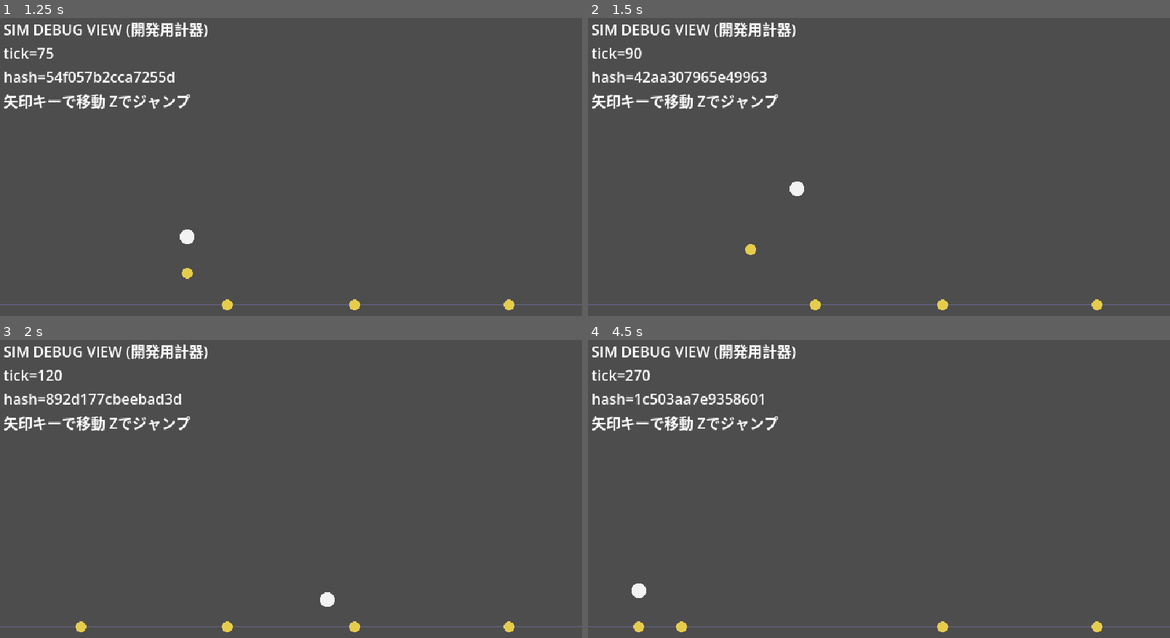
Above: before the commit, frames 1-4 (two rows, left to right).
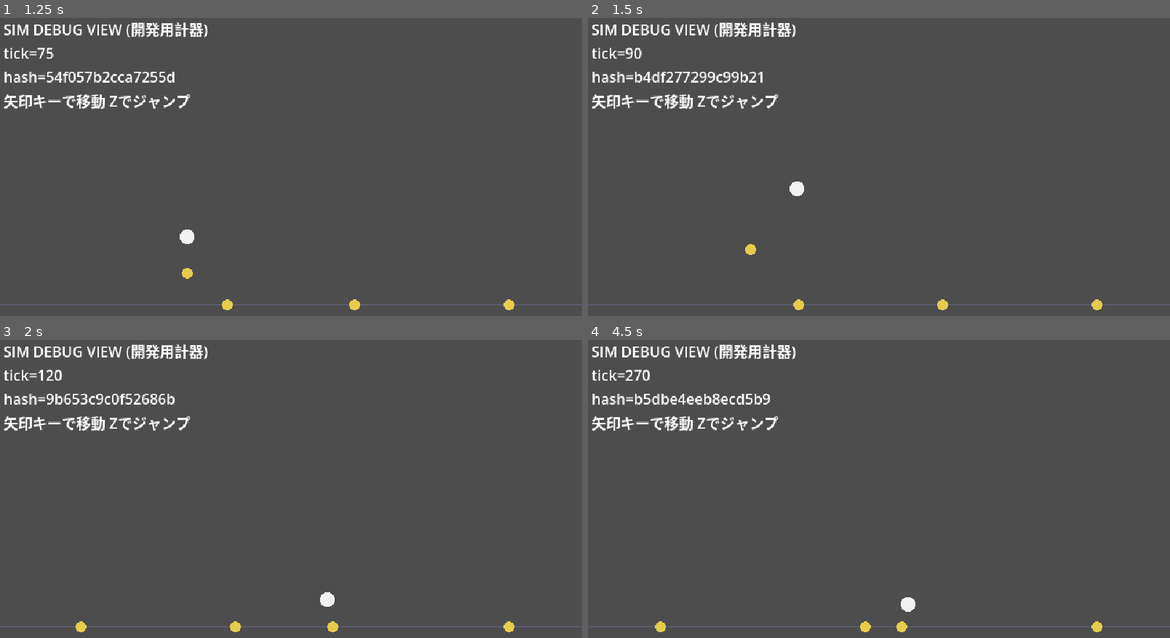
Above: after the commit, the same moments.

Repository: pinpikokun/animal-spike
Game: Godot game, scene res://src/display/main.tscn
The game is run twice, just before and just after one commit, with the same random seed, the same clock (stepped at 60 frames per second) and the same inputs.
Inputs:
- Up to frame 1 (1.25 s): hold Right from 0.53 s (still down); hold Z from 0.53 s (still down); tap Space at 0.77 s
- Up to frame 2 (1.5 s): release Right at 1.28 s; release Z at 1.28 s; hold Left from 1.28 s (still down); tap X at 1.35 s
- Up to frame 3 (2 s): keep holding Left; tap Space at 1.52 s
- Up to frame 4 (4.5 s): release Left at 2.03 s; hold C 2.03-2.78 s; hold Right 2.03-3.53 s; tap Z at 2.85 s; tap Space at 3.02, 3.77 s; hold X 3.53-4.28 s; hold Left from 3.53 s (still down); tap C at 4.35 s

Frame 1 is identical in both runs. In frame 2, 0.7% of the frame differs, in the area x 7-40%, y 18-99%; in frame 3, 0.7%; in frame 4, 1.1%, in the area x 7-62%, y 18-99%.

Commit message:
M1a: CPU相方v0(ボール追跡・自動サーブ)
Co-Authored-By: Claude Fable 5 <noreply@anthropic.com>

Diff:
--- /dev/null
+++ b/src/sim/sim_cpu.gd
@@ -0,0 +1,40 @@
+# CPU相方の入力生成。シミュレーション層の一部なので完全決定論・int演算のみ
+# 状態を読むだけで書き換えない(副作用禁止)。v0: ボール追跡と単純ヒット
+# simulation.gdをpreloadしない(循環防止)。定数はsim_input.gdから取る
+extends RefCounted
+
+const FP := preload("res://src/sim/fp.gd")
+const SimInput := preload("res://src/sim/sim_input.gd")
+const SimStateScript := preload("res://src/sim/sim_state.gd")
+
+static func decide(s, idx: int, cfg) -> int:
+	var team: int = idx / 2
+	var p = s.players[idx]
+	if s.phase == SimStateScript.PHASE_SERVE:
+		# サーブ遅延タイマーはsimulation.gdのstep()が減算する(ここは読むだけ)
+		if idx == s.serving_team * 2 and s.timer <= 0:
+			return SimInput.IN_ACTION
+		return 0
+	if s.phase != SimStateScript.PHASE_RALLY:
+		return 0
+	var on_own_side: bool = (s.ball_x < cfg.net_x) == (team == 0)
+	var target_x: int
+	if on_own_side:
+		target_x = s.ball_x
+	else:
+		var back: int = FP.from_int(cfg.spawn_back_px)
+		var front: int = FP.from_int(cfg.spawn_front_px)
+		var positions: Array[int] = [back, front, cfg.court_width - back, cfg.court_width - front]
+		target_x = positions[idx]
+	var input := 0
+	var deadzone: int = cfg.player_reach / 2
+	if p.x < target_x - deadzone:
+		input |= SimInput.IN_RIGHT
+	elif p.x > target_x + deadzone:
+		input |= SimInput.IN_LEFT
+	if on_own_side:
+		var dx: int = s.ball_x - p.x
+		var dy: int = s.ball_y - p.y
+		if dx * dx + dy * dy <= cfg.player_reach * cfg.player_reach:
+			input |= SimInput.IN_ACTION
+	return input
--- a/src/sim/simulation.gd
+++ b/src/sim/simulation.gd
@@ -5,6 +5,7 @@
 const FP := preload("res://src/sim/fp.gd")
 const SimInput := preload("res://src/sim/sim_input.gd")
 const SimStateScript := preload("res://src/sim/sim_state.gd")
+const SimCpu := preload("res://src/sim/sim_cpu.gd")
 
 const IN_LEFT := SimInput.IN_LEFT
 const IN_RIGHT := SimInput.IN_RIGHT
@@ -46,9 +47,8 @@
 		state.controlled_r = 1 - state.controlled_r
 	state.switch_latch_r = press_r
 
-static func _cpu_input(_state, _idx: int, _cfg) -> int:
-	# Task 7でsim_cpu.gdに委譲する。暫定は入力なし
-	return 0
+static func _cpu_input(state, idx: int, cfg) -> int:
+	return SimCpu.decide(state, idx, cfg)
 
 static func step(state, inputs: Array[int], cfg) -> void:
 	# matchの定数パターンは識別子束縛の罠があるためif/elifで書く
--- /dev/null
+++ b/tests/unit/test_cpu.gd
@@ -0,0 +1,70 @@
+extends "res://tests/test_case.gd"
+
+const FP := preload("res://src/sim/fp.gd")
+const SimConfig := preload("res://src/sim/sim_config.gd")
+const SimState := preload("res://src/sim/sim_state.gd")
+const Simulation := preload("res://src/sim/simulation.gd")
+const SimCpu := preload("res://src/sim/sim_cpu.gd")
+
+func _world() -> Array:
+	var cfg = SimConfig.new()
+	var s = SimState.new()
+	Simulation.reset_rally(s, cfg, 0)
+	return [s, cfg]
+
+func test_cpu_chases_ball_on_own_side() -> void:
+	var w := _world()
+	var s = w[0]
+	var cfg = w[1]
+	s.phase = SimState.PHASE_RALLY
+	s.ball_x = FP.from_int(200)
+	s.ball_y = FP.from_int(100)
+	# players[1](左チーム相方、spawn_front=250)から見てボールは左
+	var input: int = SimCpu.decide(s, 1, cfg)
+	check(input & Simulation.IN_LEFT, "ボールへ向かって左移動")
+
+func test_cpu_hits_in_reach() -> void:
+	var w := _world()
+	var s = w[0]
+	var cfg = w[1]
+	s.phase = SimState.PHASE_RALLY
+	s.ball_x = s.players[1].x + FP.from_int(3)
+	s.ball_y = s.players[1].y - FP.from_int(10)
+	var input: int = SimCpu.decide(s, 1, cfg)
+	check(input & Simulation.IN_ACTION, "リーチ内でACTION")
+
+func test_cpu_ignores_ball_on_other_side() -> void:
+	var w := _world()
+	var s = w[0]
+	var cfg = w[1]
+	s.phase = SimState.PHASE_RALLY
+	s.ball_x = FP.from_int(500)
+	s.ball_y = FP.from_int(100)
+	var input: int = SimCpu.decide(s, 1, cfg)
+	check(not (input & Simulation.IN_ACTION), "敵陣のボールは打たない")
+
+func test_cpu_auto_serves() -> void:
+	var w := _world()
+	var s = w[0]
+	var cfg = w[1]
+	# 左チームのサーバーはplayers[0]。人間が相方(index1)を操作している想定で
+	# tick経由でCPUサーバーの自動サーブを検証する
+	s.controlled_l = 1
+	var served := false
+	for i in cfg.serve_delay_ticks + 10:
+		Simulation.tick(s, [0, 0], cfg)
+		if s.phase == SimState.PHASE_RALLY:
+			served = true
+			break
+	check(served, "CPUサーバーが自動サーブする")
+
+func test_cpu_returns_to_spawn() -> void:
+	var w := _world()
+	var s = w[0]
+	var cfg = w[1]
+	s.phase = SimState.PHASE_RALLY
+	s.ball_x = FP.from_int(500)
+	s.ball_y = FP.from_int(100)
+	s.players[1].x = FP.from_int(100)
+	var input: int = SimCpu.decide(s, 1, cfg)
+	check(input & Simulation.IN_RIGHT, "持ち場(spawn_front=250)へ戻る")
